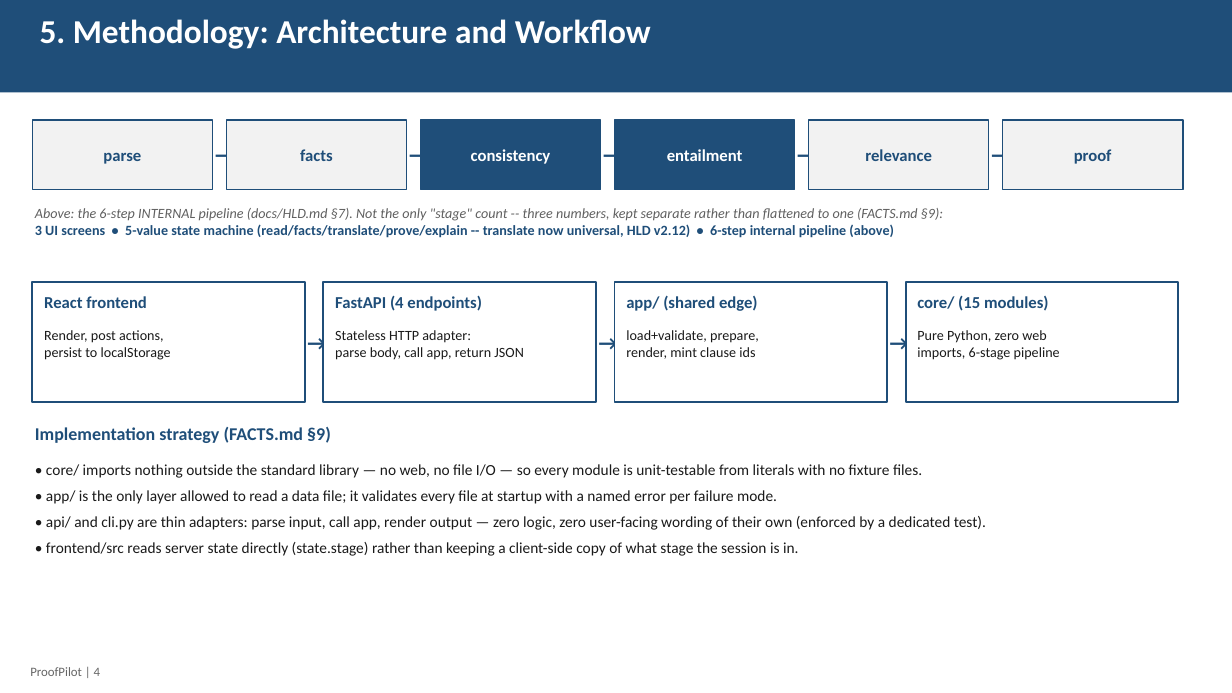
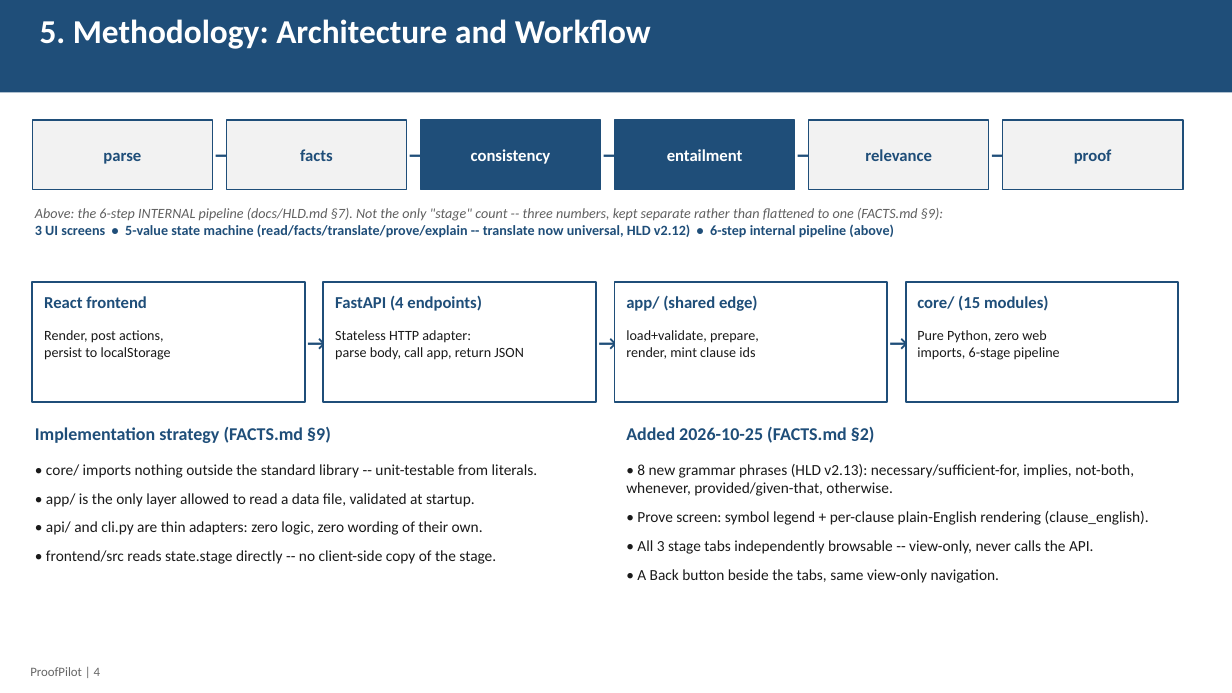
Before and after one commit to ujwal2311/proofpilot, a slide deck: slide 4 of docs/report/ProofPilot_Progress_Report.pptx. Drawn at 1232x693 pixels with LibreOffice and Linux fonts; fonts in the diff are those of the drawing. Boxes give left, top, right and bottom in pixels: in the first picture for what was removed or moved away, otherwise in the second. Text is boxed around its words. In the diff, an @@ line names an element or a change of style, - is before the commit and + after.

```diff
--- a/docs/report/ProofPilot_Progress_Report.pptx
+++ b/docs/report/ProofPilot_Progress_Report.pptx
@@ text added at <box>626,427,875,443</box>, 14 pt, text #1F4E79, bold @@
+Added 2026-10-25 (FACTS.md §2)
@@ text at <box>46,464,538,564</box>: text changed @@
-• core/ imports nothing outside the standard library — no web, no file I/O — so every module is unit-testable from literals with no fixture files.
-• app/ is the only layer allowed to read a data file; it validates every file at startup with a named error per failure mode.
-• api/ and cli.py are thin adapters: parse input, call app, render output — zero logic, zero user-facing wording of their own (enforced by a dedicated test).
-• frontend/src reads server state directly (state.stage) rather than keeping a client-side copy of what stage the session is in.
+• core/ imports nothing outside the standard library -- unit-testable from literals.
+• app/ is the only layer allowed to read a data file, validated at startup.
+• api/ and cli.py are thin adapters: zero logic, zero wording of their own.
+• frontend/src reads state.stage directly -- no client-side copy of the stage.
@@ text added at <box>626,464,1149,583</box>, 12 pt, text #1A1A1A @@
+• 8 new grammar phrases (HLD v2.13): necessary/sufficient-for, implies, not-both, whenever, provided/given-that, otherwise.
+• Prove screen: symbol legend + per-clause plain-English rendering (clause_english).
+• All 3 stage tabs independently browsable -- view-only, never calls the API.
+• A Back button beside the tabs, same view-only navigation.
```
Also in this commit, not shown: 5 other slides changed, 1 slide added, 12 other files.
